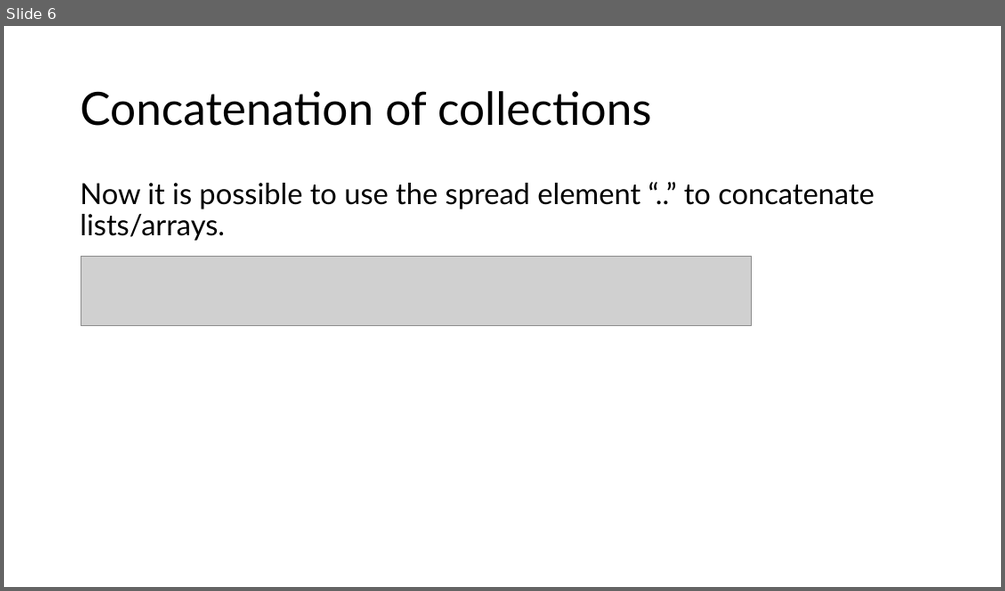
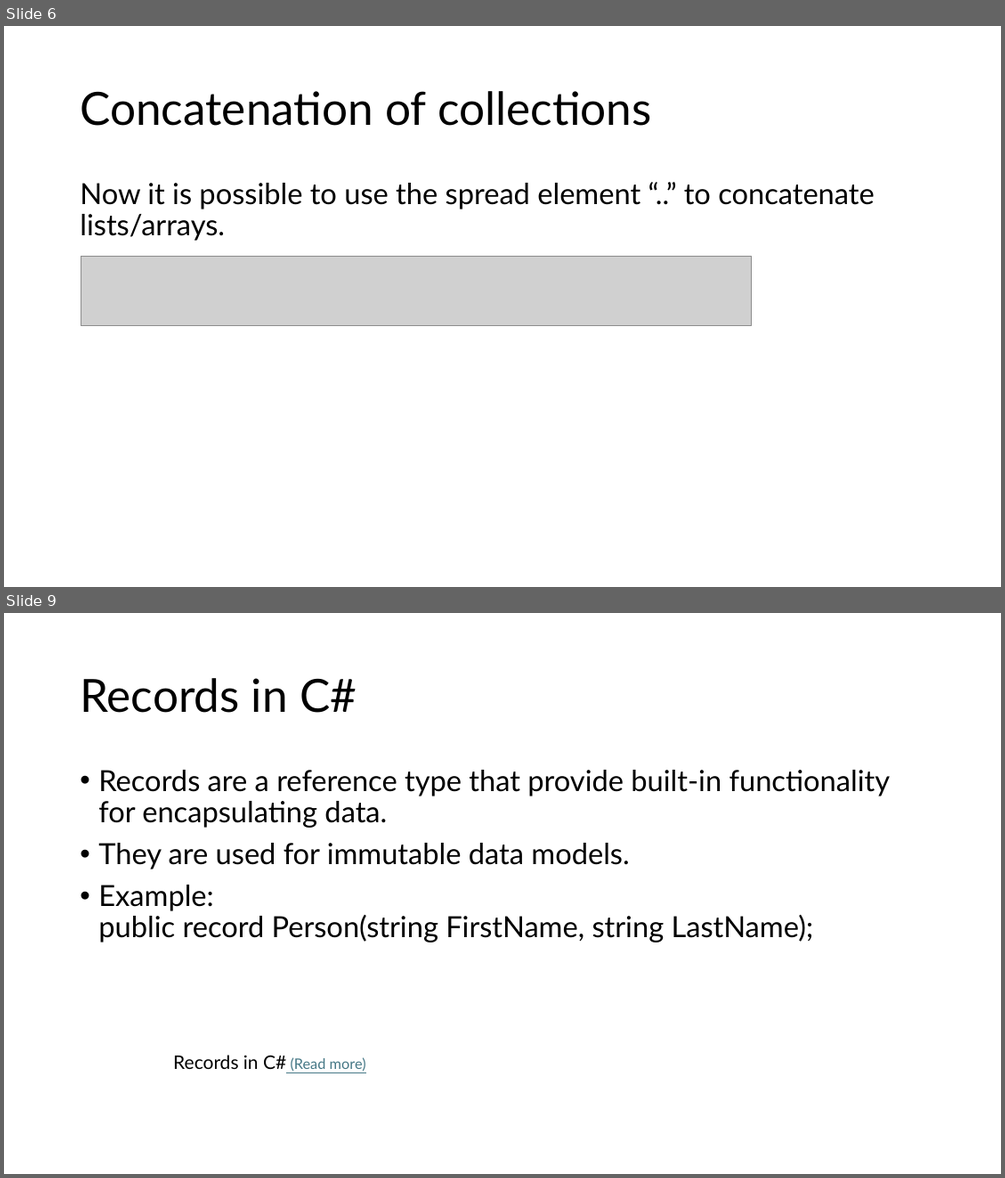
Before and after one commit to LuisSouto/C-sharp-new-features, a slide deck: slides.pptx. Shown one above the other, each under a label of ours: slide 6 before the commit, slides 6 and 9 after it; the slides between them are not shown. The pictures are 1005x591 and 1005x1178 pixels, drawn with LibreOffice and Linux fonts; fonts in the diff are those of the drawing; grey boxes stand for pictures. Boxes give left, top, right and bottom in pixels: in the first picture for what was removed or moved away, otherwise in the second. Text is boxed around its words. In the diff, an @@ line names an element or a change of style, - is before the commit and + after.

```diff
--- a/slides.pptx
+++ b/slides.pptx
@@ slide 9 added at (x1=4, y1=613, x2=1001, y2=1174), background #FFFFFF @@
@@ title added at (x1=80, y1=678, x2=356, y2=713), 44 pt, text #000000 @@
+Records in C#
@@ text added at (x1=98, y1=770, x2=890, y2=942), 28 pt, text #000000 @@
+• Records are a reference type that provide built-in functionality for encapsulating data.
+• They are used for immutable data models.
+• Example:
+  public record Person(string FirstName, string LastName);
@@ text added at (x1=173, y1=1054, x2=366, y2=1070), 18 pt, text #000000 @@
+Records in C# (Read more)
```
Also in this commit, not shown: 7 other slides added, 1 other file.
